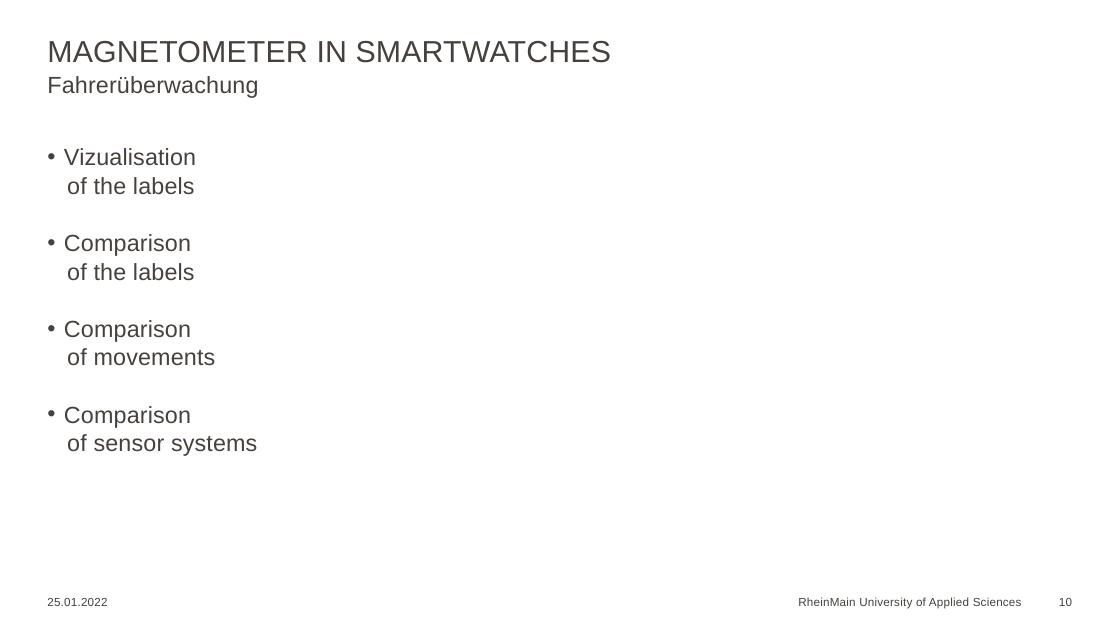
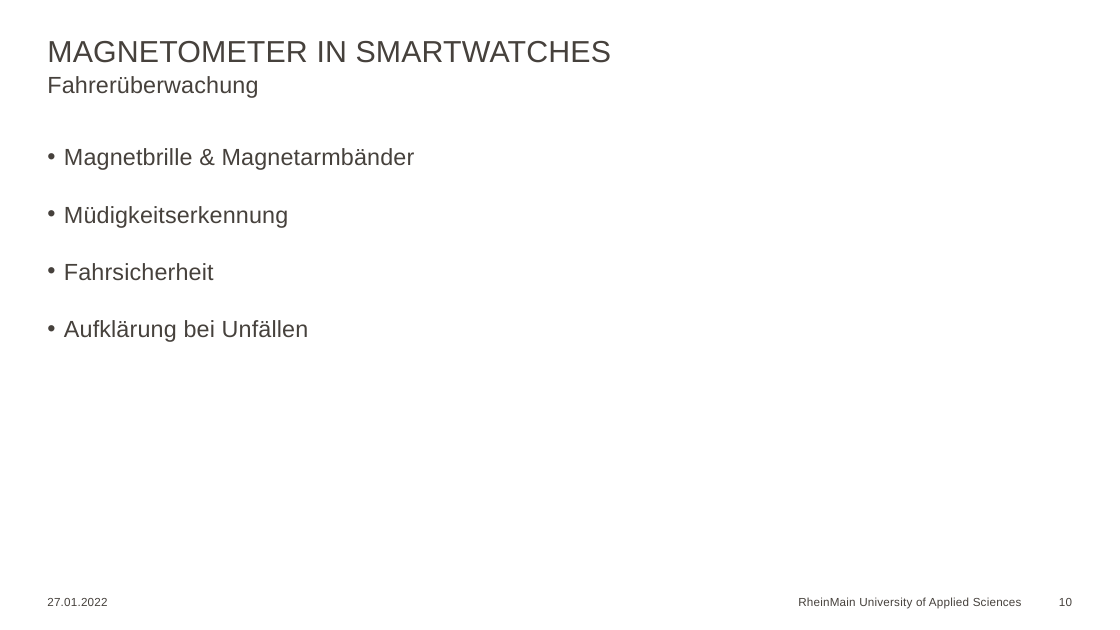
Before and after one commit to Georgios24816/hsrm, a slide deck: slide 10 of 5/Seminar/Georgios_Markou_10.odp. Drawn at 1120x630 pixels with LibreOffice and Linux fonts; fonts in the diff are those of the drawing; background and template pictures are left out. Boxes give left, top, right and bottom in pixels: in the first picture for what was removed or moved away, otherwise in the second. Text is boxed around its words. In the diff, an @@ line names an element or a change of style, - is before the commit and + after.

```diff
--- a/5/Seminar/Georgios_Markou_10.odp
+++ b/5/Seminar/Georgios_Markou_10.odp
@@ text at <box>64,148,415,342</box>: text changed @@
-• Vizualisation
-of the labels
-• Comparison
-of the labels
-• Comparison
-of movements
-• Comparison
-of sensor systems
+• Magnetbrille & Magnetarmbänder
+• Müdigkeitserkennung
+• Fahrsicherheit
+• Aufklärung bei Unfällen
@@ text at <box>47,598,107,606</box>: text changed @@
-25.01.2022
+27.01.2022
```
Also in this commit, not shown: 10 other slides changed, 1 slide removed, 1 other file.
